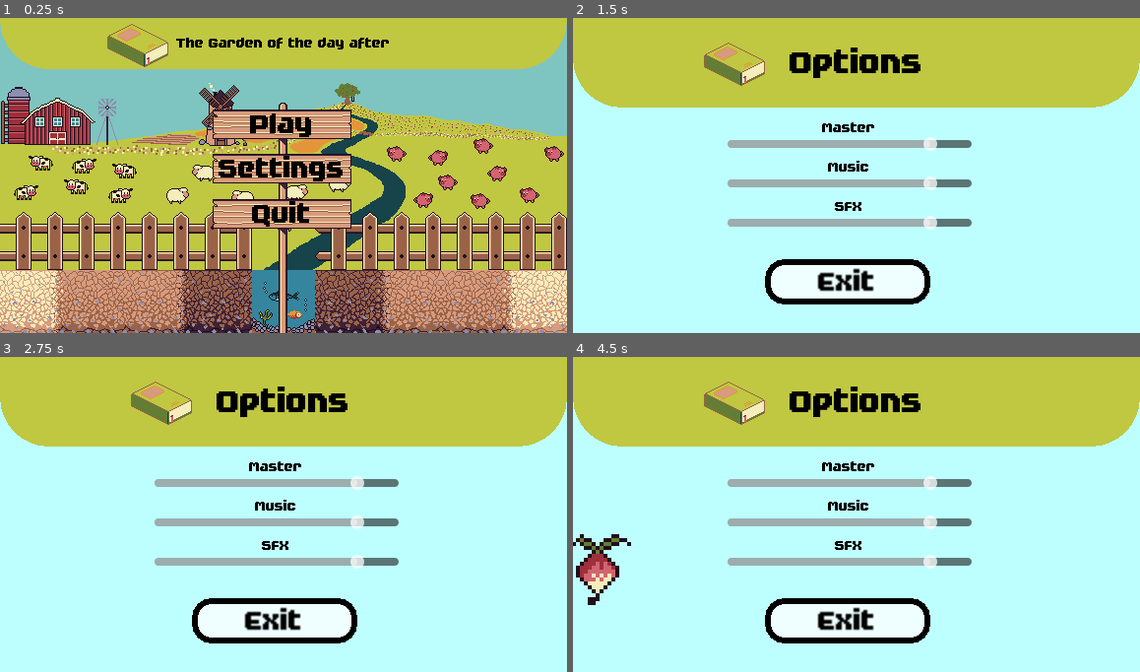
Above: before the commit, frames 1-4 (two rows, left to right).
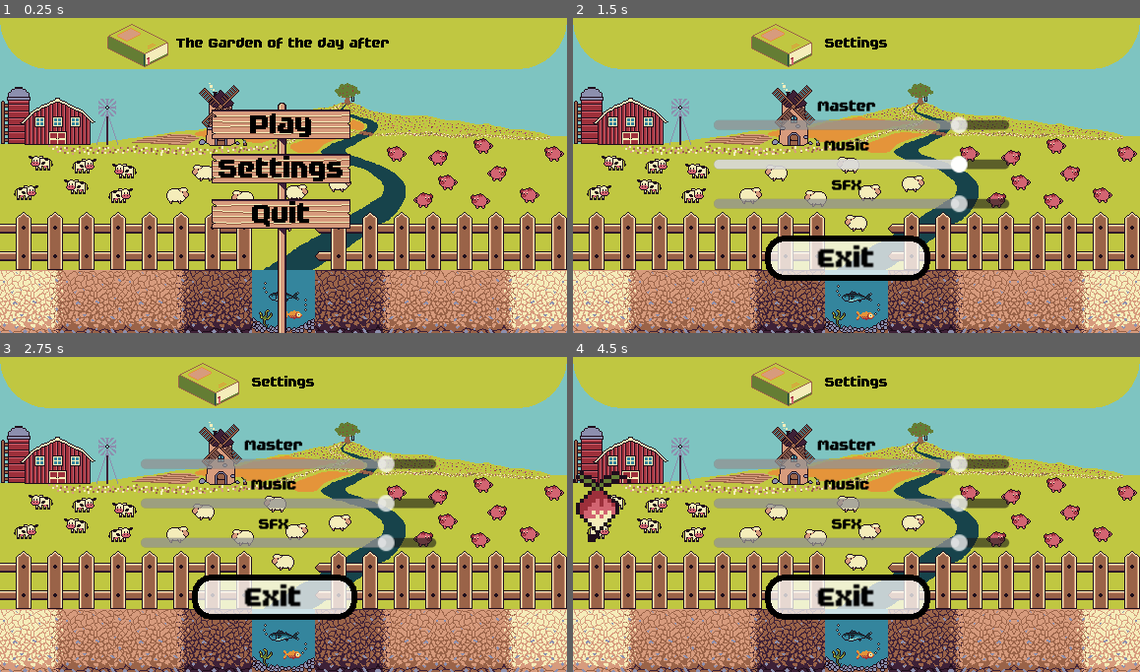
Above: after the commit, the same moments.

Repository: JustAlternate/Regenerative_Game_Jam
Game: Godot game, scene res://Scenes/menu.tscn
Same seed, same stepped clock (60 frames per second), same inputs: the game is played once before the commit and once after it.
Inputs (mouse positions are in pixels of both pictures, inside the frame that each line leads up to):
- Up to frame 1 (0.25 s): no input
- Up to frame 2 (1.5 s): click "Settings" at 0.5 s; tap Enter (ui_accept) at 1.25 s; move the mouse to (981, 159) at 1.27 s
- Up to frame 3 (2.75 s): tap Enter (ui_accept) at 1.52, 2, 2.27 s; move the mouse to (170, 530) at 2.02 s
- Up to frame 4 (4.5 s): tap Enter (ui_accept) at 2.75, 3.5, 3.77 s; move the mouse to (913, 445) at 2.77 s; move the mouse to (828, 577) at 3.52 s; move the mouse to (1026, 561) at 4.27 s

The runs differ from the first frame. In frame 1, 0.7% of the frame differs, in the area x 37-62%, y 26-100%; in frame 2, 86%, in the area x 0-100%, y 1-100%; in frame 3, 86%; in frame 4, 86%.

Commit message:
menu plus beau

Diff:
--- a/Scenes/dialogue_grand_pere.tscn
+++ b/Scenes/dialogue_grand_pere.tscn
@@ -16,10 +16,14 @@
 script = ExtResource("1_5a700")
 text = "Le scale c'est la vie"
 
+[node name="Sprite2D" type="Sprite2D" parent="."]
+texture_filter = 1
+texture = ExtResource("2_uole0")
+
 [node name="RichTextLabel" type="ScrollContainer" parent="."]
-offset_left = -128.0
+offset_left = -72.0
 offset_top = -32.0
-offset_right = -28.0
+offset_right = 28.0
 offset_bottom = 10.0
 horizontal_scroll_mode = 0
 
@@ -27,10 +31,6 @@
 layout_mode = 2
 size_flags_horizontal = 8
 size_flags_vertical = 3
-
-[node name="Sprite2D" type="Sprite2D" parent="."]
-texture_filter = 1
-texture = ExtResource("2_uole0")
 
 [node name="Panel" type="Panel" parent="."]
 offset_left = -133.0
--- a/Scenes/menu.tscn
+++ b/Scenes/menu.tscn
@@ -191,7 +191,7 @@
 animation = &"spring"
 
 [node name="Sprite_deroulant" parent="backgound" instance=ExtResource("4_fap7w")]
-position = Vector2(-32, -288)
+position = Vector2(-32, -352)
 
 [node name="Menu_title" type="Panel" parent="backgound"]
 offset_left = -32.0
@@ -216,7 +216,7 @@
 autowrap_mode = 3
 
 [node name="Sprite2D" type="Sprite2D" parent="."]
-position = Vector2(287, 161)
+position = Vector2(286, 161)
 texture = ExtResource("14_t2tpg")
 
 [node name="Play" type="Button" parent="."]
--- a/Scenes/options.tscn
+++ b/Scenes/options.tscn
@@ -1,29 +1,103 @@
-[gd_scene load_steps=15 format=3 uid="uid://b2sblst4m6bns"]
+[gd_scene load_steps=29 format=3 uid="uid://b2sblst4m6bns"]
 
 [ext_resource type="Script" path="res://Scripts/options.gd" id="1_ym2a3"]
-[ext_resource type="Texture2D" uid="uid://c56kxoux30gtd" path="res://Assets/sprites/closed_book.png" id="2_0qkgk"]
+[ext_resource type="Texture2D" uid="uid://cssbl0ckgwq74" path="res://Assets/sprites/closed_book.png" id="2_0qkgk"]
+[ext_resource type="Texture2D" uid="uid://c2x425i7j8oth" path="res://Assets/sprites/dirt-dry-to-moist.png" id="2_ps7a7"]
 [ext_resource type="LabelSettings" uid="uid://dtbvo0w76rap1" path="res://fonts/label_setting.tres" id="3_7eb2p"]
+[ext_resource type="Texture2D" uid="uid://cm5b0440ki4dm" path="res://Assets/sprites/dirt-moist.png" id="3_xbisr"]
+[ext_resource type="Texture2D" uid="uid://c4boig5y6n2fv" path="res://Assets/sprites/dirt-moist-to-soaked.png" id="4_nent8"]
 [ext_resource type="PackedScene" uid="uid://olb5ewo4ysgy" path="res://Scenes/menu_running_sprites.tscn" id="4_t5g25"]
-[ext_resource type="FontFile" uid="uid://btnbktdas72q5" path="res://fonts/FutilePro.ttf" id="5_5jcpg"]
+[ext_resource type="FontFile" uid="uid://0bfdvx78rhbh" path="res://fonts/FutilePro.ttf" id="5_5jcpg"]
 [ext_resource type="StyleBox" uid="uid://ce0ja15527606" path="res://button_type_hover.tres" id="5_r67c7"]
+[ext_resource type="Texture2D" uid="uid://bfan0jrfsep6l" path="res://Assets/sprites/dirt-soaked.png" id="5_x8tpy"]
+[ext_resource type="Texture2D" uid="uid://chtvt0u57khvi" path="res://Assets/Plant/sprite-case-eau-centre-animé.png" id="6_67tv4"]
 [ext_resource type="StyleBox" uid="uid://d3vi3glx4440d" path="res://button_type_normal.tres" id="6_emf77"]
-[ext_resource type="PackedScene" uid="uid://b05j16p7wwoul" path="res://Scenes/sound_pool.tscn" id="8_44u63"]
-[ext_resource type="AudioStream" uid="uid://od3ncvyhu8io" path="res://Assets/sfx/menu_click.wav" id="9_0lft4"]
-
-[sub_resource type="StyleBoxFlat" id="StyleBoxFlat_v8n4h"]
+[ext_resource type="Texture2D" uid="uid://cqemdebiu2vyn" path="res://Assets/Plant/background-automne.png" id="7_6edga"]
+[ext_resource type="PackedScene" path="res://Scenes/sound_pool.tscn" id="8_44u63"]
+[ext_resource type="Texture2D" uid="uid://bjwcvxhdyymu" path="res://Assets/Plant/background-printemps.png" id="8_we20i"]
+[ext_resource type="AudioStream" uid="uid://cv17wb2bjrhr" path="res://Assets/sfx/menu_click.wav" id="9_0lft4"]
+[ext_resource type="Texture2D" uid="uid://baekq7aujb1pc" path="res://Assets/Plant/background-ete.png" id="9_15neg"]
+[ext_resource type="Texture2D" uid="uid://dyj33o55lscxg" path="res://Assets/Plant/background-hiver.png" id="10_emsv5"]
+
+[sub_resource type="AtlasTexture" id="AtlasTexture_4w73x"]
+atlas = ExtResource("6_67tv4")
+region = Rect2(0, 0, 64, 64)
+
+[sub_resource type="AtlasTexture" id="AtlasTexture_57w2v"]
+atlas = ExtResource("6_67tv4")
+region = Rect2(64, 0, 64, 64)
+
+[sub_resource type="AtlasTexture" id="AtlasTexture_rscqe"]
+atlas = ExtResource("6_67tv4")
+region = Rect2(0, 64, 64, 64)
+
+[sub_resource type="AtlasTexture" id="AtlasTexture_kja0x"]
+atlas = ExtResource("6_67tv4")
+region = Rect2(64, 64, 64, 64)
+
+[sub_resource type="SpriteFrames" id="SpriteFrames_7u7a1"]
+animations = [{
+"frames": [{
+"duration": 1.0,
+"texture": SubResource("AtlasTexture_4w73x")
+}, {
+"duration": 1.0,
+"texture": SubResource("AtlasTexture_57w2v")
+}, {
+"duration": 1.0,
+"texture": SubResource("AtlasTexture_rscqe")
+}, {
+"duration": 1.0,
+"texture": SubResource("AtlasTexture_kja0x")
+}],
+"loop": true,
+"name": &"default",
+"speed": 5.0
+}]
+
+[sub_resource type="SpriteFrames" id="SpriteFrames_6ekhp"]
+animations = [{
+"frames": [{
+"duration": 1.0,
+"texture": ExtResource("7_6edga")
+}],
+"loop": true,
+"name": &"fall",
+"speed": 5.0
+}, {
+"frames": [{
+"duration": 1.0,
+"texture": ExtResource("8_we20i")
+}],
+"loop": true,
+"name": &"spring",
+"speed": 5.0
+}, {
+"frames": [{
+"duration": 1.0,
+"texture": ExtResource("9_15neg")
+}],
+"loop": true,
+"name": &"summer",
+"speed": 5.0
+}, {
+"frames": [{
+"duration": 1.0,
+"texture": ExtResource("10_emsv5")
+}],
+"loop": true,
+"name": &"winter",
+"speed": 5.0
+}]
+
+[sub_resource type="StyleBoxFlat" id="StyleBoxFlat_expnd"]
 bg_color = Color(0.752941, 0.780392, 0.254902, 1)
 corner_radius_bottom_right = 50
 corner_radius_bottom_left = 50
 anti_aliasing = false
 
-[sub_resource type="Theme" id="Theme_g0ibw"]
-Panel/styles/panel = SubResource("StyleBoxFlat_v8n4h")
-
-[sub_resource type="LabelSettings" id="LabelSettings_plh7p"]
-line_spacing = 1.0
-font = ExtResource("5_5jcpg")
-font_size = 38
-font_color = Color(0, 0, 0, 1)
+[sub_resource type="Theme" id="Theme_qkdh8"]
+Panel/styles/panel = SubResource("StyleBoxFlat_expnd")
 
 [sub_resource type="Theme" id="Theme_aceay"]
 default_font = ExtResource("5_5jcpg")
@@ -39,53 +113,94 @@
 [node name="options" type="Node2D"]
 script = ExtResource("1_ym2a3")
 
-[node name="Menu_title" type="Panel" parent="."]
+[node name="backgound" type="Node2D" parent="."]
+position = Vector2(32, 288)
+
+[node name="Sprite2D" type="Sprite2D" parent="backgound"]
+texture = ExtResource("2_ps7a7")
+
+[node name="Sprite2D2" type="Sprite2D" parent="backgound"]
+position = Vector2(64, 0)
+texture = ExtResource("3_xbisr")
+
+[node name="Sprite2D3" type="Sprite2D" parent="backgound"]
+position = Vector2(128, 0)
+texture = ExtResource("4_nent8")
+
+[node name="Sprite2D4" type="Sprite2D" parent="backgound"]
+position = Vector2(192, 0)
+texture = ExtResource("5_x8tpy")
+
+[node name="Sprite2D5" type="Sprite2D" parent="backgound"]
+position = Vector2(320, 0)
+texture = ExtResource("5_x8tpy")
+
+[node name="Sprite2D6" type="Sprite2D" parent="backgound"]
+position = Vector2(384, 0)
+texture = ExtResource("4_nent8")
+flip_h = true
+
+[node name="Sprite2D7" type="Sprite2D" parent="backgound"]
+position = Vector2(448, 0)
+texture = ExtResource("3_xbisr")
+
+[node name="Sprite2D8" type="Sprite2D" parent="backgound"]
+position = Vector2(512, 0)
+texture = ExtResource("2_ps7a7")
+flip_h = true
+
+[node name="riviere" type="AnimatedSprite2D" parent="backgound"]
+texture_filter = 1
+position = Vector2(256, 0)
+sprite_frames = SubResource("SpriteFrames_7u7a1")
+
+[node name="AnimatedSprite2D" type="AnimatedSprite2D" parent="backgound"]
+texture_filter = 1
+position = Vector2(256, -160)
+sprite_frames = SubResource("SpriteFrames_6ekhp")
+animation = &"spring"
+
+[node name="Sprite_deroulant" parent="backgound" instance=ExtResource("4_t5g25")]
+position = Vector2(-32, -352)
+
+[node name="Menu_title" type="Panel" parent="backgound"]
+offset_left = -32.0
+offset_top = -288.0
+offset_right = 544.0
+offset_bottom = -236.0
+theme = SubResource("Theme_qkdh8")
+
+[node name="Sprite2D" type="Sprite2D" parent="backgound/Menu_title"]
+position = Vector2(212, 25)
+texture = ExtResource("2_0qkgk")
+
+[node name="Title" type="Label" parent="backgound/Menu_title"]
+layout_mode = 0
+offset_top = -17.0
 offset_right = 576.0
-offset_bottom = 91.0
-theme = SubResource("Theme_g0ibw")
-
-[node name="ColorRect" type="ColorRect" parent="Menu_title"]
-z_index = -1
-texture_filter = 1
-layout_mode = 0
-offset_top = 1.0
-offset_right = 576.0
-offset_bottom = 320.0
-color = Color(0.741176, 1, 1, 1)
-
-[node name="Sprite2D" type="Sprite2D" parent="Menu_title"]
-position = Vector2(164, 44)
-texture = ExtResource("2_0qkgk")
-
-[node name="Title" type="Label" parent="Menu_title"]
-layout_mode = 0
-offset_top = 2.0
-offset_right = 576.0
-offset_bottom = 87.0
-text = "Options
-"
-label_settings = SubResource("LabelSettings_plh7p")
-horizontal_alignment = 1
-vertical_alignment = 1
-autowrap_mode = 3
-
-[node name="Sprite_deroulant" parent="." instance=ExtResource("4_t5g25")]
+offset_bottom = 68.0
+text = "Settings"
+label_settings = ExtResource("3_7eb2p")
+horizontal_alignment = 1
+vertical_alignment = 1
+autowrap_mode = 3
 
 [node name="Exit" type="Button" parent="."]
 offset_left = 195.0
-offset_top = 245.0
+offset_top = 221.0
 offset_right = 279.0
-offset_bottom = 268.0
+offset_bottom = 244.0
 scale = Vector2(2, 2)
 theme = SubResource("Theme_aceay")
 theme_override_font_sizes/font_size = 16
 text = "Exit"
 
 [node name="Master" type="Label" parent="."]
-offset_left = 136.0
-offset_top = 90.0
-offset_right = 424.0
-offset_bottom = 133.0
+offset_left = 120.0
+offset_top = 66.0
+offset_right = 408.0
+offset_bottom = 109.0
+scale = Vector2(1.1, 1.1)
 text = "Master"
 label_settings = ExtResource("3_7eb2p")
 horizontal_alignment = 1
@@ -98,16 +213,18 @@
 offset_top = 30.0
 offset_right = 269.0
 offset_bottom = 46.0
+scale = Vector2(1.1, 1.1)
 theme = SubResource("Theme_ylm01")
 min_value = -14.0
 max_value = 0.0
 value = -2.0
 
 [node name="Music" type="Label" parent="."]
-offset_left = 136.0
-offset_top = 130.0
-offset_right = 424.0
-offset_bottom = 173.0
+offset_left = 120.0
+offset_top = 106.0
+offset_right = 408.0
+offset_bottom = 149.0
+scale = Vector2(1.1, 1.1)
 text = "Music
 "
 label_settings = ExtResource("3_7eb2p")
@@ -121,16 +238,18 @@
 offset_top = 30.0
 offset_right = 269.0
 offset_bottom = 46.0
+scale = Vector2(1.1, 1.1)
 theme = SubResource("Theme_ylm01")
 min_value = -14.0
 max_value = 0.0
 value = -2.0
 
 [node name="SFX" type="Label" parent="."]
-offset_left = 136.0
-offset_top = 170.0
-offset_right = 424.0
-offset_bottom = 213.0
+offset_left = 120.0
+offset_top = 146.0
+offset_right = 408.0
+offset_bottom = 189.0
+scale = Vector2(1.1, 1.1)
 text = "SFX
 "
 label_settings = ExtResource("3_7eb2p")
@@ -144,6 +263,7 @@
 offset_top = 30.0
 offset_right = 269.0
 offset_bottom = 46.0
+scale = Vector2(1.1, 1.1)
 theme = SubResource("Theme_ylm01")
 min_value = -14.0
 max_value = 0.0
--- a/Scenes/plante.tscn
+++ b/Scenes/plante.tscn
@@ -175,6 +175,10 @@
 atlas = ExtResource("4_r44fc")
 region = Rect2(0, 128, 64, 128)
 
+[sub_resource type="AtlasTexture" id="AtlasTexture_naolp"]
+atlas = ExtResource("4_r44fc")
+region = Rect2(0, 128, 64, 128)
+
 [sub_resource type="AtlasTexture" id="AtlasTexture_4holg"]
 atlas = ExtResource("5_isf36")
 region = Rect2(0, 0, 64, 128)
@@ -415,6 +419,14 @@
 }],
 "loop": true,
 "name": &"leek_2",
+"speed": 5.0
+}, {
+"frames": [{
+"duration": 1.0,
+"texture": SubResource("AtlasTexture_naolp")
+}],
+"loop": true,
+"name": &"leek_3",
 "speed": 5.0
 }, {
 "frames": [{
@@ -860,7 +872,7 @@
 [node name="sprite" type="AnimatedSprite2D" parent="."]
 texture_filter = 1
 sprite_frames = SubResource("SpriteFrames_cye4a")
-animation = &"thym_4"
+animation = &"leek_2"
 
 [node name="Button" type="TextureButton" parent="."]
 layout_direction = 1
--- a/Scripts/options.gd
+++ b/Scripts/options.gd
@@ -14,10 +14,10 @@
 
 # Called every frame. 'delta' is the elapsed time since the previous frame.
 func _process(delta):
-	for i in range ($Sprite_deroulant.get_child_count()):
-		if $Sprite_deroulant.get_child(i).position.x > 1000:
-			$Sprite_deroulant.get_child(i).position.x = -100
-		$Sprite_deroulant.get_child(i).position.x +=1
+	for i in range ($backgound/Sprite_deroulant.get_child_count()):
+		if $backgound/Sprite_deroulant.get_child(i).position.x > 1000:
+			$backgound/Sprite_deroulant.get_child(i).position.x = -100
+		$backgound/Sprite_deroulant.get_child(i).position.x +=1
 
 func _on_exit_pressed():
 	$"/root/PersistentSfx/Click_sfx".play()
Not shown: 1 places in Scenes/dialogue_grand_pere.tscn that only renumber resources
Not shown: 2 places in Scenes/menu.tscn that only renumber resources
Not shown: 1 places in Scenes/plante.tscn that only renumber resources
Not shown: 1 places in fonts/label_setting.tres that only renumber resources
